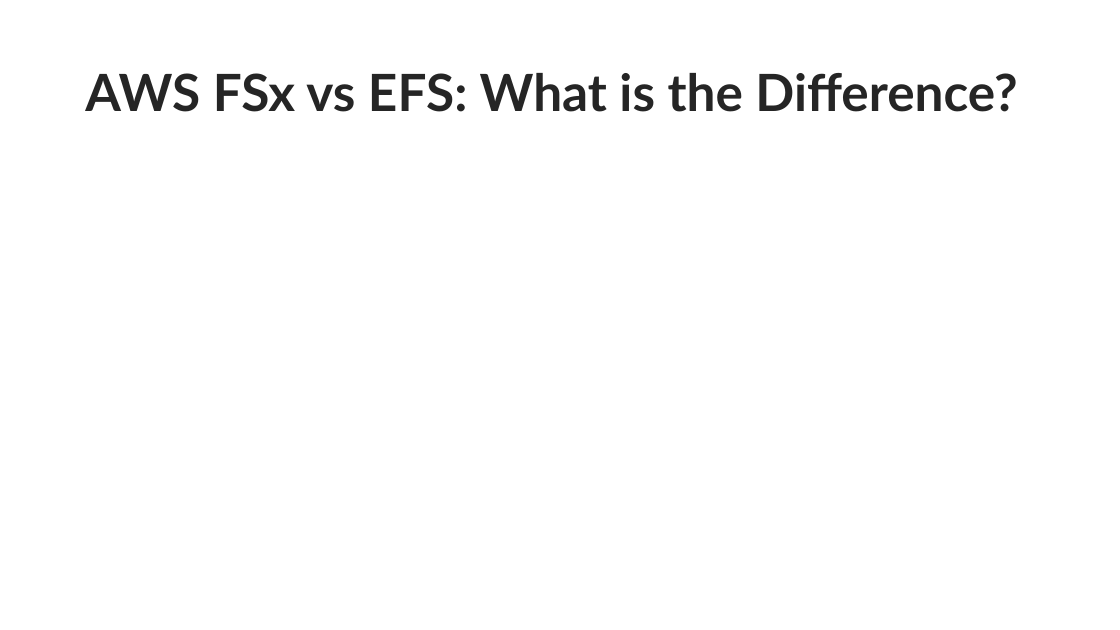
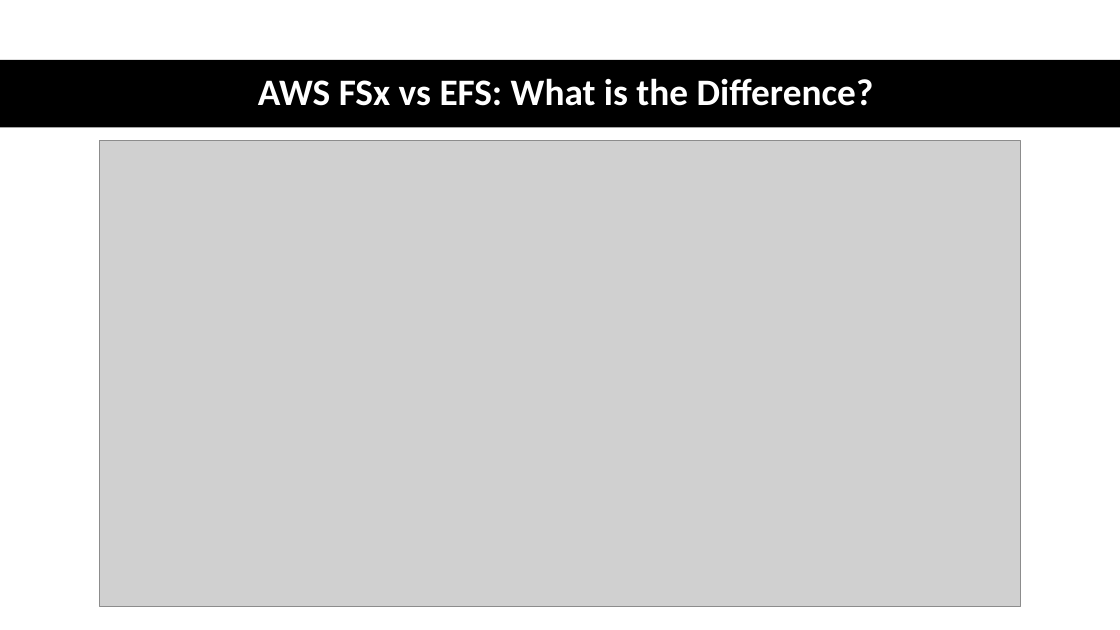
Before and after one commit to IlyaChakun/aws-iba-courses, a slide deck: slide 23 of lecture-materials/Storage/FSx/fsx.pptx (slide 20 before the commit). Drawn at 1120x630 pixels with LibreOffice and Linux fonts; fonts in the diff are those of the drawing; grey boxes stand for pictures. Boxes give left, top, right and bottom in pixels: in the first picture for what was removed or moved away, otherwise in the second. Text is boxed around its words. In the diff, an @@ line names an element or a change of style, - is before the commit and + after.

```diff
--- a/lecture-materials/Storage/FSx/fsx.pptx
+++ b/lecture-materials/Storage/FSx/fsx.pptx
@@ title "AWS FSx vs EFS: What ...": place and size @@
-title "AWS FSx vs EFS: What ..." at box(85, 73, 1017, 112)
+title "AWS FSx vs EFS: What ..." at box(258, 78, 874, 106)
@@ title "AWS FSx vs EFS: What ..." at box(258, 78, 874, 106): size 44 to 32 pt, font Lato to Calibri, text colour #252525 to #FFFFFF; alignment left to centre @@
@@ rectangle added at box(0, 60, 1120, 128), fill #000000 @@
@@ picture added at box(99, 141, 1021, 607) @@
```
Also in this commit, not shown: 4 other slides changed, 3 slides added, 4 other files.
